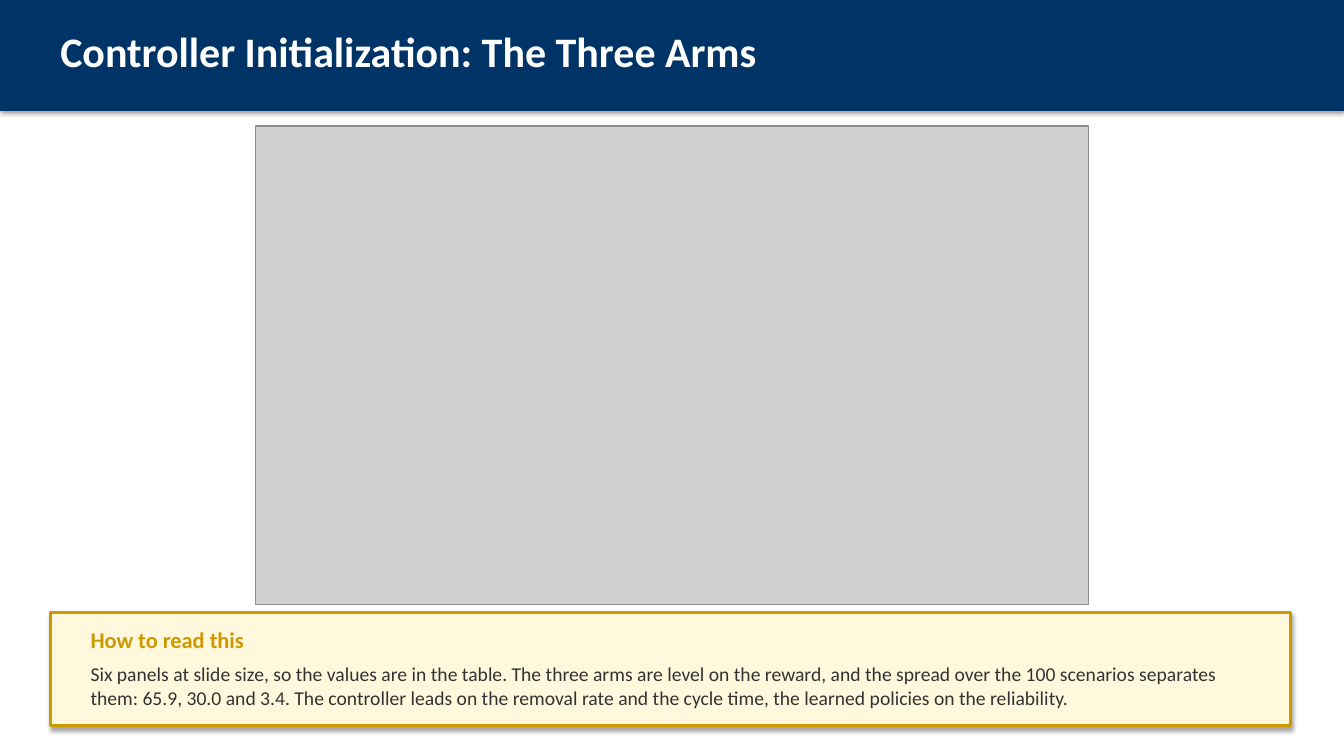
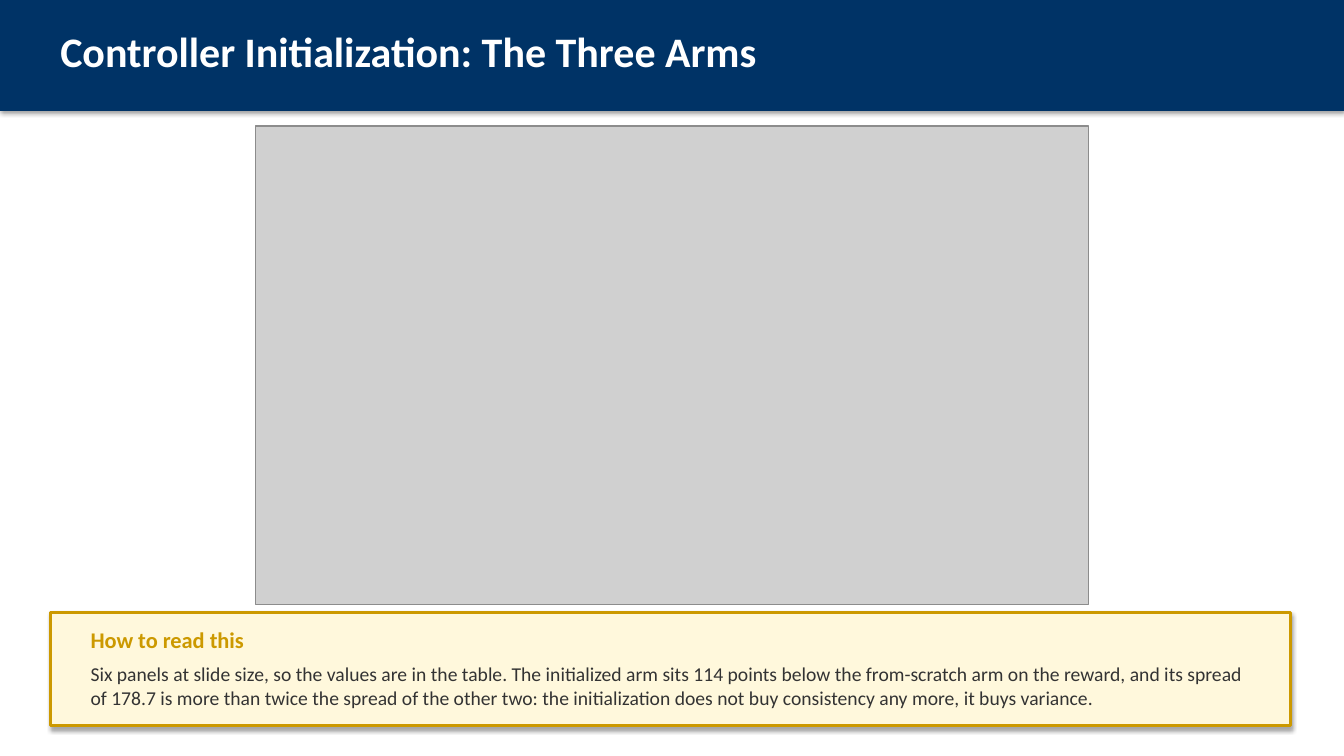
Before and after one commit to AbhinandIITM/AI-in-Mfg, a slide deck: slide 18 of report/presentation.pptx (slide 16 before the commit). Drawn at 1344x756 pixels with LibreOffice and Linux fonts; fonts in the diff are those of the drawing; grey boxes stand for pictures. Boxes give left, top, right and bottom in pixels: in the first picture for what was removed or moved away, otherwise in the second. Text is boxed around its words. In the diff, an @@ line names an element or a change of style, - is before the commit and + after.

Commit message:
docs: the new results, the three fixes and the two new experiments
The documentation is rebuilt around what the work now measures. The reward
scales, the wear calibration and the strengthened classical controller are
described with their reasons, and the three regimes of the robustness
experiment are the central result: inside a perfect digital twin the
controller still wins the reward by a margin inside the noise, the learned
policy is the better throughput operator, and the advantage appears where
the controller's information advantage disappears.

Two claims reversed and are stated as reversals: one policy against 21
per-weight policies is now 1.4% to 5.6% ahead over the lower weights and
behind at the two heaviest, and the controller initialization is now actively
harmful, because the clone starts the policy at the conservative operating
point that the corrected reward punishes.

The report is 33 pages with 8 figures, the deck 28 frames, the PowerPoint
file 25 slides, and all three are rebuilt from the artifacts.

```diff
--- a/report/presentation.pptx
+++ b/report/presentation.pptx
@@ text at [91,667,1241,708]: text changed @@
-Six panels at slide size, so the values are in the table. The three arms are level on the reward, and the spread over the 100 scenarios separates them: 65.9, 30.0 and 3.4. The controller leads on the removal rate and the cycle time, the learned policies on the reliability.
+Six panels at slide size, so the values are in the table. The initialized arm sits 114 points below the from-scratch arm on the reward, and its spread of 178.7 is more than twice the spread of the other two: the initialization does not buy consistency any more, it buys variance.
```
Also in this commit, not shown: 18 other slides changed, 2 slides added, 9 other files.
